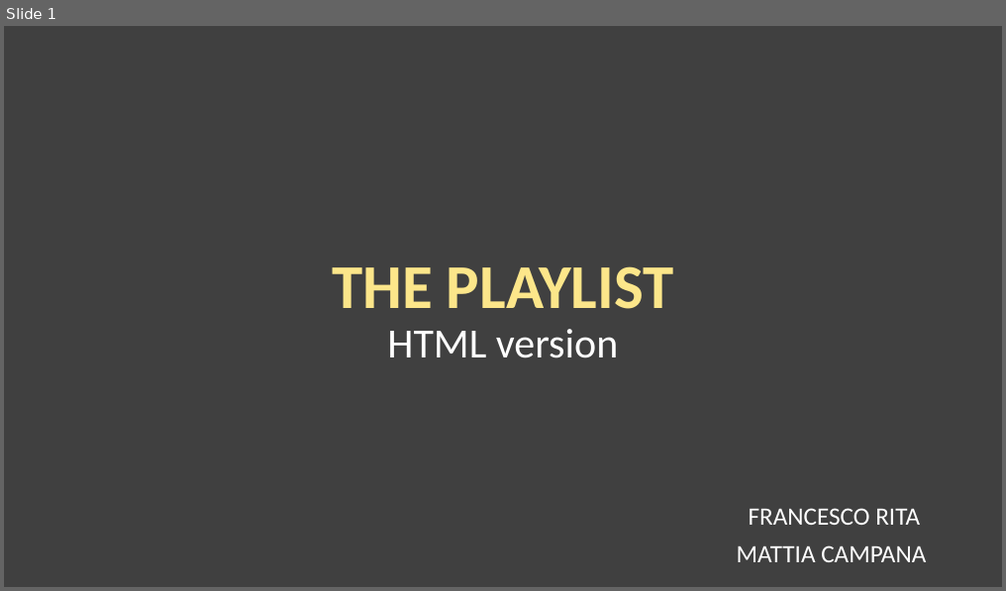
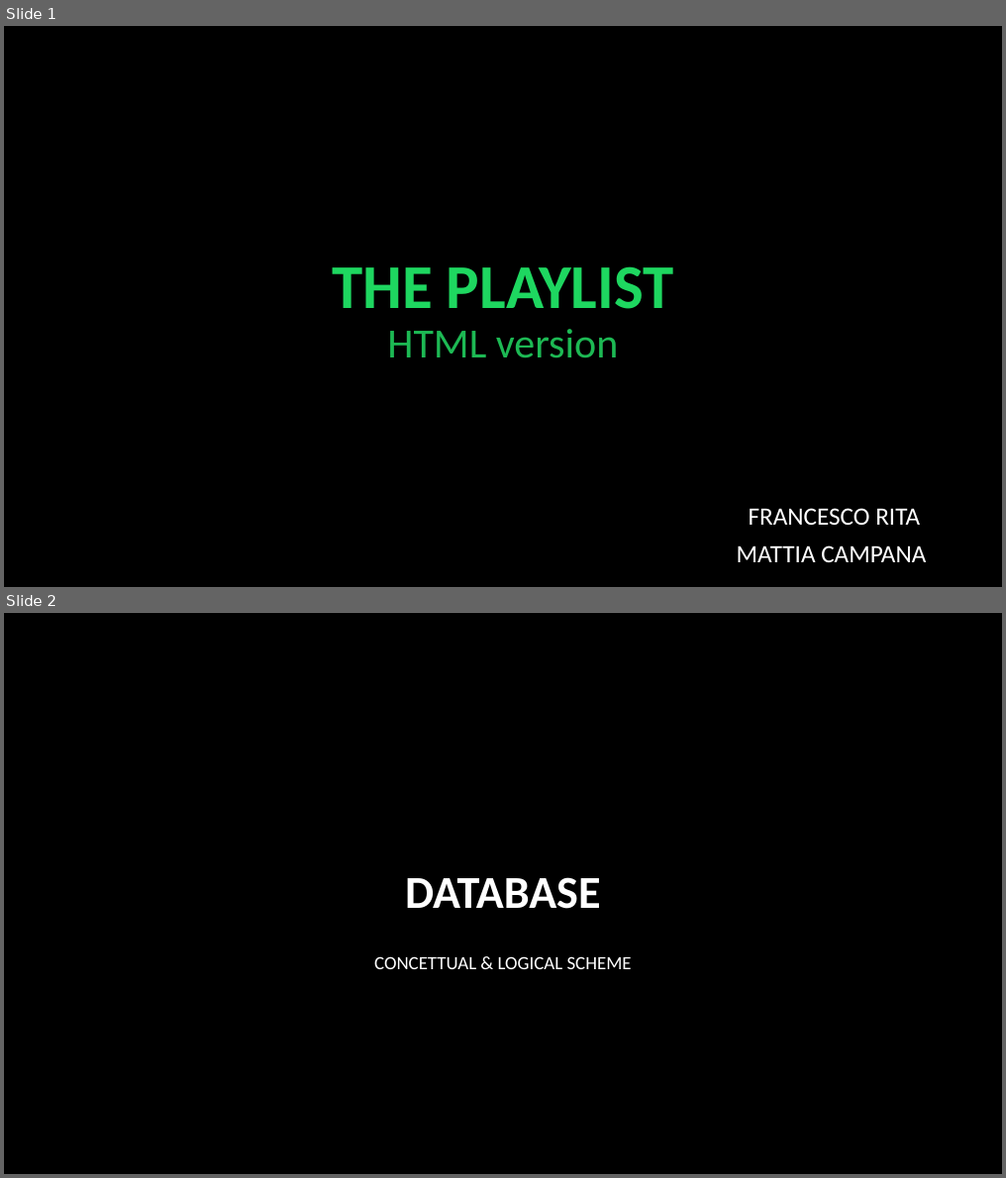
Before and after one commit to campanamattia/tiw.project-html, a slide deck: delivers/THE PLAYLIST.pptx. Shown one above the other, each under a label of ours: slide 1 before the commit, slides 1 and 2 after it. The pictures are 1006x591 and 1006x1178 pixels, drawn with LibreOffice and Linux fonts; fonts in the diff are those of the drawing. Boxes give left, top, right and bottom in pixels: in the first picture for what was removed or moved away, otherwise in the second. Text is boxed around its words. In the diff, an @@ line names an element or a change of style, - is before the commit and + after.

Commit message:
home html

```diff
--- a/delivers/THE PLAYLIST.pptx
+++ b/delivers/THE PLAYLIST.pptx
@@ slide 2 added at (4,613,1002,1174), background #000000 @@
@@ title added at (405,877,600,909), 44 pt, text #FFFFFF, bold @@
+DATABASE
@@ text added at (374,957,632,969), 18 pt, text #FFFFFF @@
+CONCETTUAL & LOGICAL SCHEME
@@ slide 1 changed as well @@
@@ background #404040 to #000000 @@
@@ title "THE PLAYLIST HTML version" at (332,267,674,359): text colour #FCE68A to #1ED760 in "THE PLAYLIST"; text colour #FFFFFF to #1DB954 in "HTML version" @@
```
Also in this commit, not shown: 2 other slides changed, 9 other slides added, 1 slide removed, 1 other file.
